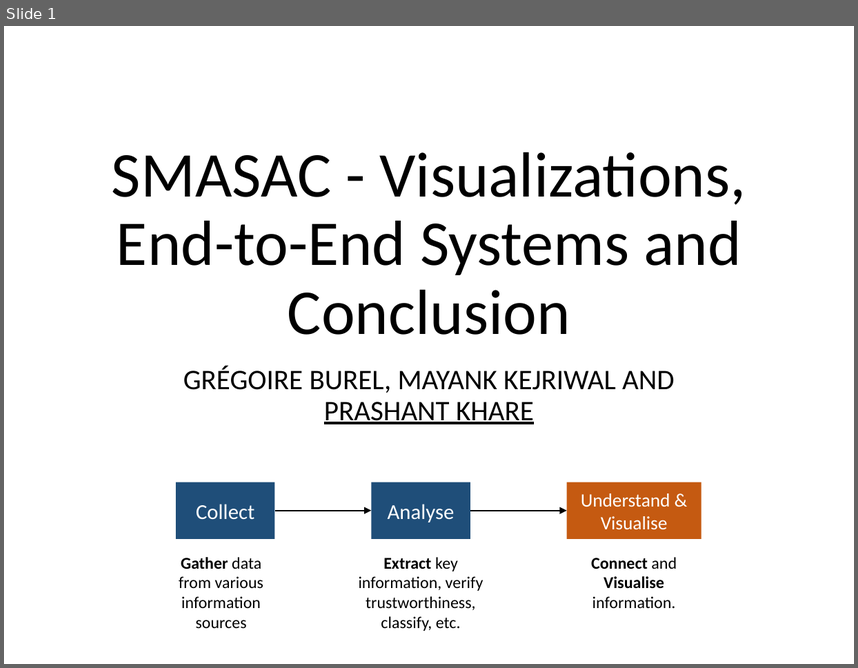
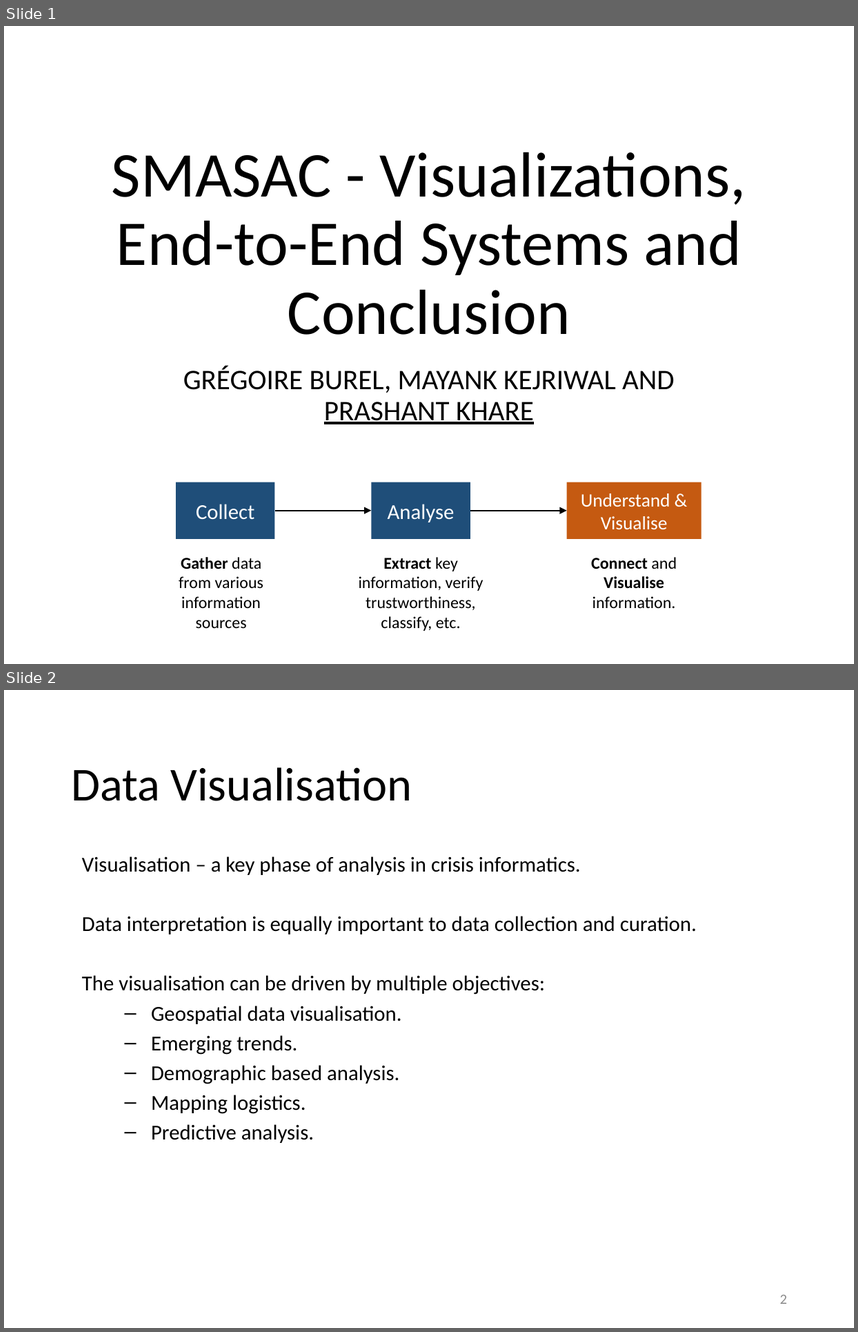
Before and after one commit to evhart/smasac-tutorial, a slide deck: slides/pptx/6-visualisation.pptx. Shown one above the other, each under a label of ours: slide 1 before the commit, slides 1 and 2 after it. The pictures are 858x668 and 858x1332 pixels, drawn with LibreOffice and Linux fonts; fonts in the diff are those of the drawing. Boxes give left, top, right and bottom in pixels: in the first picture for what was removed or moved away, otherwise in the second. Text is boxed around its words. In the diff, an @@ line names an element or a change of style, - is before the commit and + after.

Commit message:
Updating 6-visualisation

```diff
--- a/slides/pptx/6-visualisation.pptx
+++ b/slides/pptx/6-visualisation.pptx
@@ slide 2 added at bbox=[4, 690, 854, 1328], background #FFFFFF @@
@@ title added at bbox=[71, 767, 412, 801], 40 pt, text #000000 @@
+Data Visualisation
@@ text added at bbox=[82, 856, 697, 1143], 18 pt, text #000000 @@
+Visualisation – a key phase of analysis in crisis informatics.
+Data interpretation is equally important to data collection and curation.
+The visualisation can be driven by multiple objectives:
+  – Geospatial data visualisation.
+  – Emerging trends.
+  – Demographic based analysis.
+  – Mapping logistics.
+  – Predictive analysis.
@@ page number added at bbox=[780, 1294, 787, 1303], 12 pt, text #8C8C8C @@
+2
```
Also in this commit, not shown: 4 slides changed, 2 other slides added.
